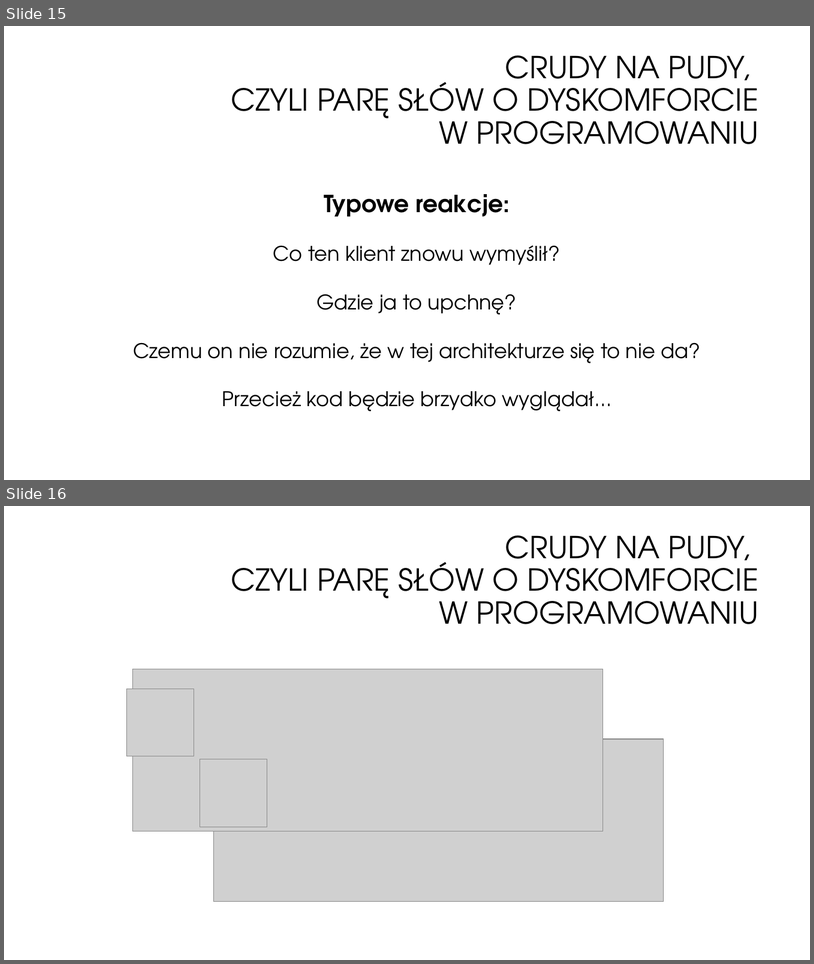
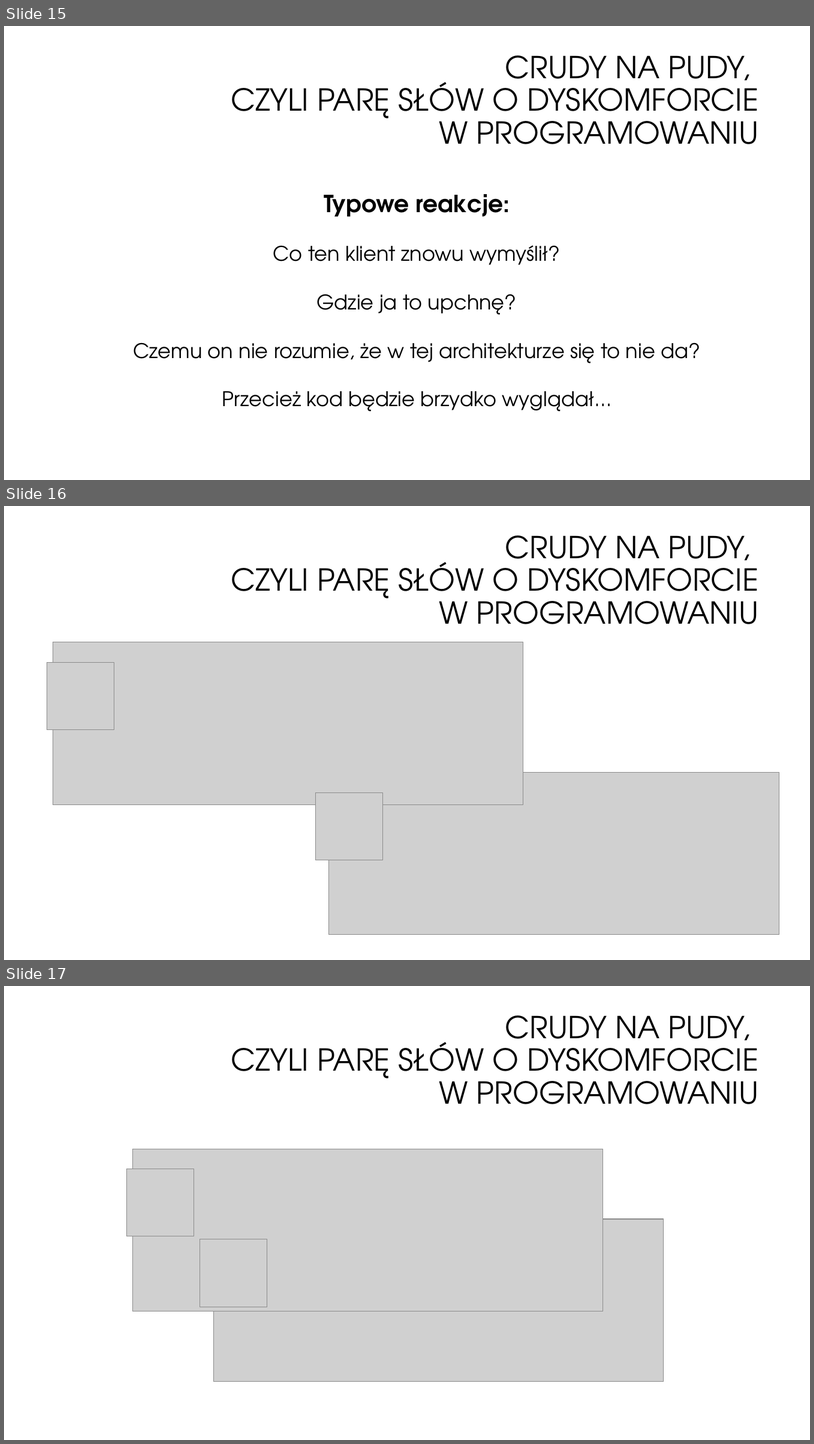
Before and after one commit to oskardudycz/EventSourcing.NetCore, a slide deck: Slides.pptx. Shown one above the other, each under a label of ours: slides 15 and 16 before the commit, slides 15, 16 and 17 after it. The pictures are 814x964 and 814x1444 pixels, drawn with LibreOffice and Linux fonts; fonts in the diff are those of the drawing; grey boxes stand for pictures; background and template pictures are left out. Boxes give left, top, right and bottom in pixels: in the first picture for what was removed or moved away, otherwise in the second. Text is boxed around its words. In the diff, an @@ line names an element or a change of style, - is before the commit and + after.

```diff
--- a/Slides.pptx
+++ b/Slides.pptx
@@ slide 16 added at [4, 506, 810, 960], background #FFFFFF @@
@@ title added at [231, 535, 759, 624], 36 pt, text #000000 @@
+CRUDY NA PUDY,
+CZYLI PARĘ SŁÓW O DYSKOMFORCIE W PROGRAMOWANIU
@@ picture added at [53, 642, 524, 804] @@
@@ picture added at [47, 662, 114, 729] @@
@@ picture added at [329, 772, 780, 935] @@
@@ picture added at [315, 792, 383, 859] @@
@@ what was slide 16 is now slide 17 @@
```
Also in this commit, not shown: 2 slides changed, 6 other slides added.
